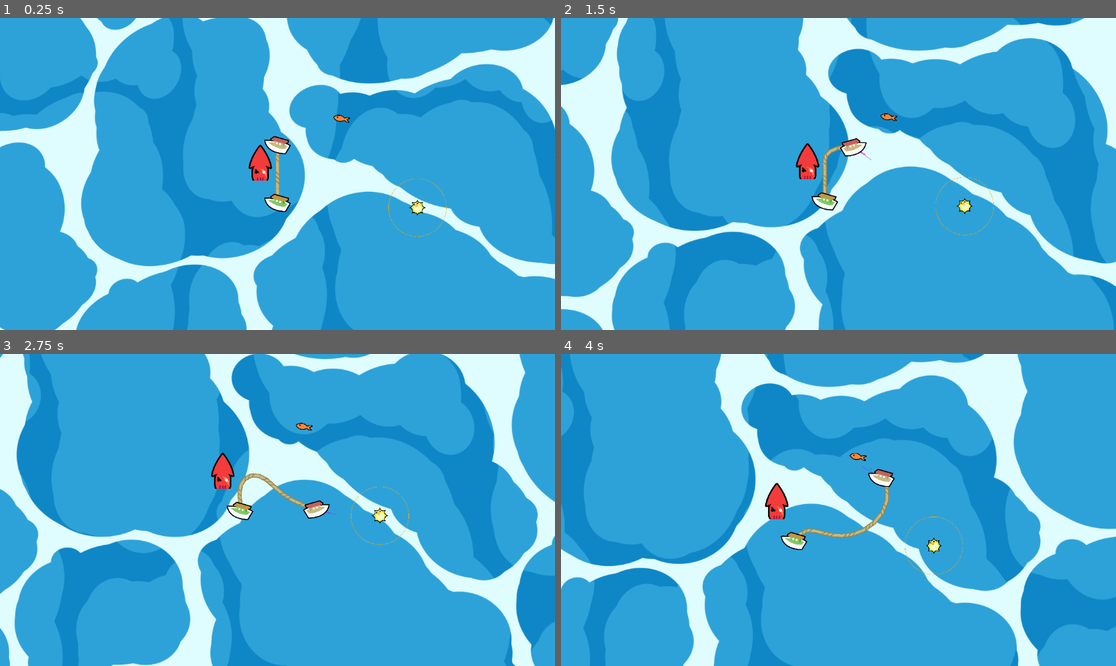
Above: before the commit, frames 1-4 (two rows, left to right).
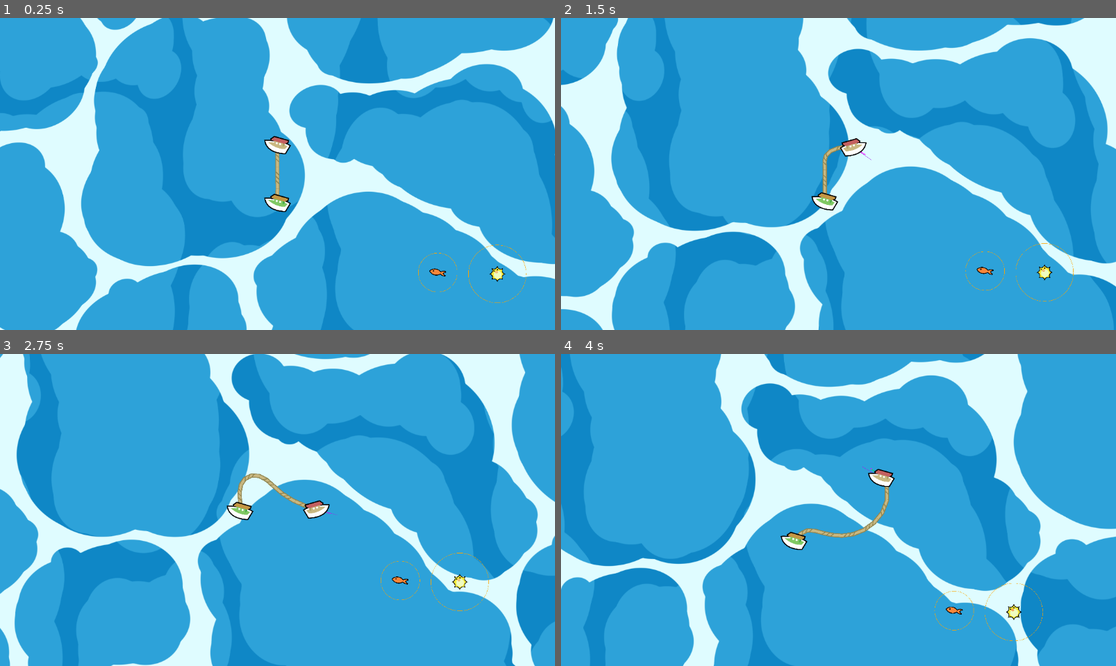
Above: after the commit, the same moments.

Repository: BLooperZ/Evenglide
Game: Godot game, scene res://ropes.tscn
The game is run twice, just before and just after one commit, with the same random seed, the same clock (stepped at 60 frames per second) and the same inputs.
Inputs:
- Up to frame 1 (0.25 s): no input
- Up to frame 2 (1.5 s): hold Right (p1_right) 0.53-1.28 s; hold Down (p1_down) from 1.28 s (still down)
- Up to frame 3 (2.75 s): release Down (p1_down) at 2.03 s; hold Right (p1_right) from 2.03 s (still down)
- Up to frame 4 (4 s): release Right (p1_right) at 2.78 s; hold Up (p1_up) 2.78-3.53 s; hold Left (p1_left) from 3.53 s (still down)

The runs differ from the first frame. In frame 1, 0.8% of the frame differs, in the area x 44-95%, y 30-92%; in frame 2, 0.8%; in frame 3, 0.8%, in the area x 38-89%, y 22-83%; in frame 4, 0.8%.

Commit message:
feat: added more textures + moved entities to scenes

Diff:
--- a/consumable.gd
+++ b/consumable.gd
@@ -1,5 +1,6 @@
 @tool
 extends Node2D
+class_name Consumable
 
 @export var num_rays = 10
 @export var ray_size = 20
--- /dev/null
+++ b/entities/fish.tscn
@@ -0,0 +1,27 @@
+[gd_scene load_steps=4 format=3 uid="uid://bobxy5tvltjh6"]
+
+[ext_resource type="Texture2D" uid="uid://cxodac186hlvn" path="res://textures/objects/fish.png" id="1_5qidh"]
+[ext_resource type="Script" uid="uid://bg84b72l60ijl" path="res://consumable.gd" id="2_5t41r"]
+
+[sub_resource type="CircleShape2D" id="CircleShape2D_3mxkc"]
+radius = 34.0147
+
+[node name="Fish" type="RigidBody2D"]
+collision_layer = 32
+gravity_scale = 0.0
+freeze = true
+
+[node name="CollisionShape2D" type="CollisionShape2D" parent="."]
+shape = SubResource("CircleShape2D_3mxkc")
+
+[node name="Sprite2D" type="Sprite2D" parent="."]
+scale = Vector2(0.474708, 0.474708)
+texture = ExtResource("1_5qidh")
+
+[node name="Consumable" type="Node2D" parent="." node_paths=PackedStringArray("consume_target")]
+script = ExtResource("2_5t41r")
+ray_size = 135
+draw_gizmo = true
+consume_target = NodePath("..")
+rope_collision_layer = 16
+metadata/_custom_type_script = "uid://bg84b72l60ijl"
--- /dev/null
+++ b/entities/kraken.tscn
@@ -0,0 +1,29 @@
+[gd_scene load_steps=4 format=3 uid="uid://bsm6ofx8u0hi2"]
+
+[ext_resource type="Texture2D" uid="uid://klsndgpwkdwe" path="res://textures/objects/kraken.png" id="1_xdrgh"]
+[ext_resource type="Script" uid="uid://bg84b72l60ijl" path="res://consumable.gd" id="2_cmoye"]
+
+[sub_resource type="CircleShape2D" id="CircleShape2D_vpg34"]
+radius = 3517.21
+
+[node name="Kraken" type="RigidBody2D"]
+collision_layer = 32
+gravity_scale = 0.0
+freeze = true
+
+[node name="CollisionShape2D" type="CollisionShape2D" parent="."]
+shape = SubResource("CircleShape2D_vpg34")
+
+[node name="Sprite2D" type="Sprite2D" parent="."]
+position = Vector2(0, -3952)
+scale = Vector2(55.751, 55.751)
+texture = ExtResource("1_xdrgh")
+
+[node name="Consumable" type="Node2D" parent="." node_paths=PackedStringArray("consume_target")]
+script = ExtResource("2_cmoye")
+num_rays = 8
+ray_size = 5000
+draw_gizmo = true
+consume_target = NodePath("..")
+rope_collision_layer = 16
+metadata/_custom_type_script = "uid://bg84b72l60ijl"
--- /dev/null
+++ b/entities/player_1.tscn
@@ -0,0 +1,19 @@
+[gd_scene load_steps=4 format=3 uid="uid://cumjad5g6ro80"]
+
+[ext_resource type="Script" uid="uid://cbidsm0yuare1" path="res://player.gd" id="1_n0nxf"]
+[ext_resource type="Texture2D" uid="uid://7erl8jpo4g4a" path="res://textures/ship.png" id="2_8od7a"]
+
+[sub_resource type="CircleShape2D" id="CircleShape2D_tnijs"]
+radius = 70.1783
+
+[node name="Player1" type="CharacterBody2D"]
+collision_layer = 64
+collision_mask = 128
+script = ExtResource("1_n0nxf")
+
+[node name="CollisionShape2D" type="CollisionShape2D" parent="."]
+shape = SubResource("CircleShape2D_tnijs")
+
+[node name="Sprite2D" type="Sprite2D" parent="."]
+scale = Vector2(0.726563, 0.726563)
+texture = ExtResource("2_8od7a")
--- /dev/null
+++ b/entities/player_2.tscn
@@ -0,0 +1,23 @@
+[gd_scene load_steps=4 format=3 uid="uid://ycdqthdhbwng"]
+
+[ext_resource type="Script" uid="uid://cbidsm0yuare1" path="res://player.gd" id="1_kr3fw"]
+[ext_resource type="Texture2D" uid="uid://dyol6j0lj2swd" path="res://textures/ship-p2.png" id="2_np2iu"]
+
+[sub_resource type="CircleShape2D" id="CircleShape2D_hm786"]
+radius = 70.0286
+
+[node name="Player2" type="CharacterBody2D"]
+collision_layer = 64
+collision_mask = 128
+script = ExtResource("1_kr3fw")
+key_up = "p2_up"
+key_down = "p2_down"
+key_left = "p2_left"
+key_right = "p2_right"
+
+[node name="CollisionShape2D" type="CollisionShape2D" parent="."]
+shape = SubResource("CircleShape2D_hm786")
+
+[node name="Sprite2D" type="Sprite2D" parent="."]
+scale = Vector2(0.726563, 0.726563)
+texture = ExtResource("2_np2iu")
--- /dev/null
+++ b/entities/pufferfish.tscn
@@ -0,0 +1,28 @@
+[gd_scene load_steps=4 format=3 uid="uid://6kpffveuafgh"]
+
+[ext_resource type="Texture2D" uid="uid://b6a8xoi0l16sn" path="res://textures/objects/pufferfish_open.png" id="1_26nop"]
+[ext_resource type="Script" uid="uid://bg84b72l60ijl" path="res://consumable.gd" id="2_5r70p"]
+
+[sub_resource type="CircleShape2D" id="CircleShape2D_vpg34"]
+radius = 48.0
+
+[node name="Pufferfish" type="RigidBody2D"]
+collision_layer = 32
+gravity_scale = 0.0
+freeze = true
+
+[node name="CollisionShape2D" type="CollisionShape2D" parent="."]
+shape = SubResource("CircleShape2D_vpg34")
+
+[node name="Sprite2D" type="Sprite2D" parent="."]
+scale = Vector2(0.4375, 0.4375)
+texture = ExtResource("1_26nop")
+
+[node name="Consumable" type="Node2D" parent="." node_paths=PackedStringArray("consume_target")]
+script = ExtResource("2_5r70p")
+num_rays = 8
+ray_size = 200
+draw_gizmo = true
+consume_target = NodePath("..")
+rope_collision_layer = 16
+metadata/_edit_group_ = true
--- a/ropes.tscn
+++ b/ropes.tscn
@@ -1,18 +1,16 @@
-[gd_scene load_steps=18 format=3 uid="uid://7s33twtvfc26"]
+[gd_scene load_steps=13 format=3 uid="uid://7s33twtvfc26"]
 
 [ext_resource type="Script" uid="uid://ddpybuyuyde1m" path="res://rope2d.gd" id="1_6gfnu"]
-[ext_resource type="Script" uid="uid://cbidsm0yuare1" path="res://player.gd" id="1_ayb1n"]
 [ext_resource type="Texture2D" uid="uid://dmeqamvik620f" path="res://textures/rope-h.png" id="1_vpg34"]
 [ext_resource type="PackedScene" uid="uid://d3rtddoo4e0gp" path="res://rope_segment.tscn" id="2_mms8q"]
-[ext_resource type="Texture2D" uid="uid://7erl8jpo4g4a" path="res://textures/ship.png" id="4_2hbx5"]
 [ext_resource type="Script" uid="uid://ci2lemeyg6vjh" path="res://CameraFollow.gd" id="4_wbbfn"]
 [ext_resource type="Shader" uid="uid://m2obokfiym3p" path="res://shaders/water2.gdshader" id="5_32aq6"]
-[ext_resource type="Texture2D" uid="uid://dyol6j0lj2swd" path="res://textures/ship-p2.png" id="5_vpg34"]
+[ext_resource type="PackedScene" uid="uid://cumjad5g6ro80" path="res://entities/player_1.tscn" id="7_g7x6c"]
 [ext_resource type="Texture2D" uid="uid://ko72hw1nej0i" path="res://textures/white.png" id="7_tnijs"]
-[ext_resource type="Texture2D" uid="uid://cxodac186hlvn" path="res://textures/objects/fish.png" id="10_hf606"]
-[ext_resource type="Texture2D" uid="uid://klsndgpwkdwe" path="res://textures/objects/kraken.png" id="11_w1djh"]
-[ext_resource type="Texture2D" uid="uid://b6a8xoi0l16sn" path="res://textures/objects/pufferfish_open.png" id="12_32aq6"]
-[ext_resource type="Script" uid="uid://bg84b72l60ijl" path="res://consumable.gd" id="13_32aq6"]
+[ext_resource type="PackedScene" uid="uid://ycdqthdhbwng" path="res://entities/player_2.tscn" id="8_w1djh"]
+[ext_resource type="PackedScene" uid="uid://bobxy5tvltjh6" path="res://entities/fish.tscn" id="10_w1djh"]
+[ext_resource type="PackedScene" uid="uid://bsm6ofx8u0hi2" path="res://entities/kraken.tscn" id="11_32aq6"]
+[ext_resource type="PackedScene" uid="uid://6kpffveuafgh" path="res://entities/pufferfish.tscn" id="12_05mpk"]
 
 [sub_resource type="ShaderMaterial" id="ShaderMaterial_wbbfn"]
 shader = ExtResource("5_32aq6")
@@ -23,19 +21,11 @@
 shader_parameter/tile = Vector2(5, 5)
 shader_parameter/offset = Vector2(0, 0)
 
-[sub_resource type="CircleShape2D" id="CircleShape2D_tnijs"]
-radius = 70.1783
-
-[sub_resource type="CircleShape2D" id="CircleShape2D_hm786"]
-radius = 70.0286
-
-[sub_resource type="CircleShape2D" id="CircleShape2D_vpg34"]
-radius = 48.0
-
 [node name="Ropes" type="Node2D"]
 
 [node name="Rope" type="Line2D" parent="." node_paths=PackedStringArray("player1", "player2")]
 texture_repeat = 2
+points = PackedVector2Array(2987, -342)
 width = 30.0
 texture = ExtResource("1_vpg34")
 texture_mode = 1
@@ -58,78 +48,16 @@
 scale = Vector2(17.6953, 17.6953)
 texture = ExtResource("7_tnijs")
 
-[node name="Player1" type="CharacterBody2D" parent="."]
-collision_layer = 64
-collision_mask = 128
-script = ExtResource("1_ayb1n")
+[node name="Player1" parent="." instance=ExtResource("7_g7x6c")]
 
-[node name="CollisionShape2D" type="CollisionShape2D" parent="Player1"]
-shape = SubResource("CircleShape2D_tnijs")
+[node name="Player2" parent="." instance=ExtResource("8_w1djh")]
+position = Vector2(0, 400)
 
-[node name="Sprite2D" type="Sprite2D" parent="Player1"]
-scale = Vector2(0.726563, 0.726563)
-texture = ExtResource("4_2hbx5")
+[node name="Fish" parent="." instance=ExtResource("10_w1djh")]
+position = Vector2(1109, 882)
 
-[node name="Player2" type="CharacterBody2D" parent="."]
-position = Vector2(0, 400)
-collision_layer = 64
-collision_mask = 128
-script = ExtResource("1_ayb1n")
-key_up = "p2_up"
-key_down = "p2_down"
-key_left = "p2_left"
-key_right = "p2_right"
+[node name="Kraken" parent="." instance=ExtResource("11_32aq6")]
+position = Vector2(30173, 917)
 
-[node name="CollisionShape2D" type="CollisionShape2D" parent="Player2"]
-shape = SubResource("CircleShape2D_hm786")
-
-[node name="Sprite2D" type="Sprite2D" parent="Player2"]
-scale = Vector2(0.726563, 0.726563)
-texture = ExtResource("5_vpg34")
-
-[node name="Fish" type="RigidBody2D" parent="."]
-position = Vector2(444, -182)
-collision_layer = 32
-gravity_scale = 0.0
-freeze = true
-
-[node name="CollisionShape2D" type="CollisionShape2D" parent="Fish"]
-shape = SubResource("CircleShape2D_vpg34")
-
-[node name="Sprite2D" type="Sprite2D" parent="Fish"]
-scale = Vector2(0.474708, 0.474708)
-texture = ExtResource("10_hf606")
-
-[node name="Kraken" type="RigidBody2D" parent="."]
-position = Vector2(-119, 119)
-collision_layer = 32
-gravity_scale = 0.0
-freeze = true
-
-[node name="CollisionShape2D" type="CollisionShape2D" parent="Kraken"]
-shape = SubResource("CircleShape2D_vpg34")
-
-[node name="Sprite2D" type="Sprite2D" parent="Kraken"]
-texture = ExtResource("11_w1djh")
-
-[node name="Pufferfish" type="RigidBody2D" parent="."]
-position = Vector2(968, 433)
-collision_layer = 32
-gravity_scale = 0.0
-freeze = true
-
-[node name="CollisionShape2D" type="CollisionShape2D" parent="Pufferfish"]
-shape = SubResource("CircleShape2D_vpg34")
-
-[node name="Sprite2D" type="Sprite2D" parent="Pufferfish"]
-scale = Vector2(0.4375, 0.4375)
-texture = ExtResource("12_32aq6")
-
-[node name="Consumable" type="Node2D" parent="Pufferfish" node_paths=PackedStringArray("consume_target")]
-script = ExtResource("13_32aq6")
-num_rays = 8
-ray_size = 200
-draw_gizmo = true
-consume_target = NodePath("..")
-rope_collision_layer = 16
-metadata/_edit_group_ = true
+[node name="Pufferfish" parent="." instance=ExtResource("12_05mpk")]
+position = Vector2(1521, 892)
Not shown, added: textures/export/gmtk icons-01.png.import
Not shown, added: textures/export/gmtk icons-02.png.import
Not shown, added: textures/export/gmtk icons-03.png.import
Not shown, added: textures/export/gmtk icons-04.png.import
Not shown, added: textures/export/gmtk icons-05.png.import
Not shown, added: textures/export/gmtk icons-06.png.import
Not shown, added: textures/export/gmtk icons-07.png.import
Not shown, added: textures/export/gmtk icons-08.png.import
Not shown, added: textures/export/gmtk icons-09.png.import
Not shown, added: textures/export/gmtk icons-10.png.import
Not shown, added: textures/export/gmtk icons-11.png.import
Not shown, added: textures/export/gmtk icons-12.png.import
(and 60 more such lines)
